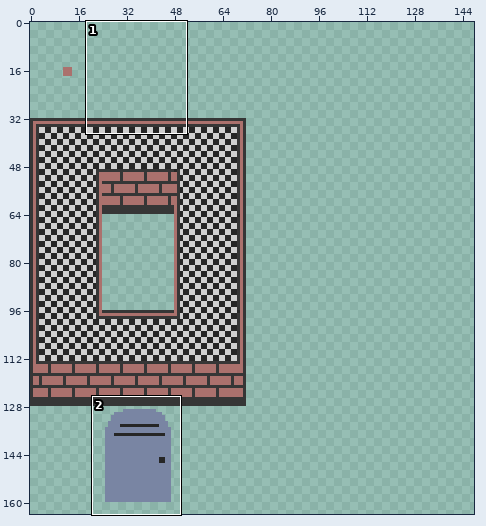
One commit to this sprite sheet: images/tiles.png. The picture above shows the old version from afar; the outline marks the close-up.
Close-up. Before the edit:
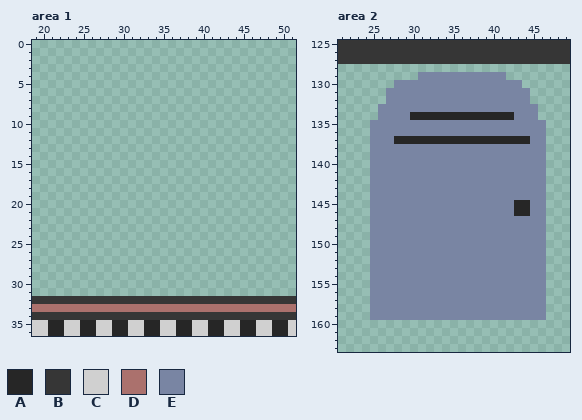
The file is 240x320 pixels. Shown: area 1: x 19..51, y 0..36; area 2: x 21..49, y 125..163. The wide view leaves out empty margins. The commit also changed other parts of the picture, which this record leaves out.
Palette (. is transparent): A #262626  B #363636  C #d0d0d0  D #ab716d  E #7985a3
Once edited:
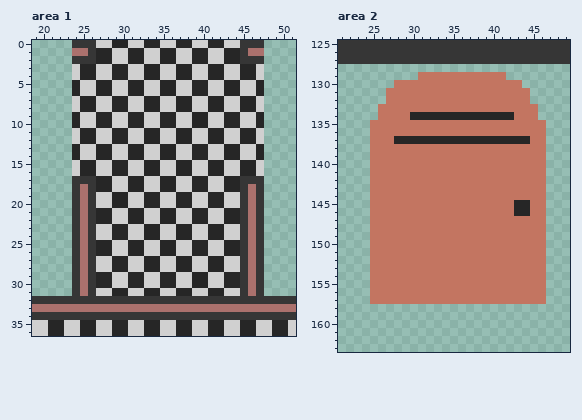
The exact change:
@@ palette @@
-E #7985a3
+E #c37561
--- area 1
@@ x 19..51 @@
- 0 .................................
- 1 .................................
- 2 .................................
- 3 .................................
- 4 .................................
- 5 .................................
- 6 .................................
- 7 .................................
- 8 .................................
- 9 .................................
-10 .................................
-11 .................................
-12 .................................
-13 .................................
-14 .................................
-15 .................................
-16 .................................
-17 .................................
-18 .................................
-19 .................................
-20 .................................
-21 .................................
-22 .................................
-23 .................................
-24 .................................
-25 .................................
-26 .................................
-27 .................................
-28 .................................
-29 .................................
-30 .................................
-31 .................................
+ 0 .....BBBCCAACCAACCAACCAACCBBB....
+ 1 .....DDBAACCAACCAACCAACCAABDD....
+ 2 .....BBBAACCAACCAACCAACCAABBB....
+ 3 .....CAACCAACCAACCAACCAACCAAC....
+ 4 .....CAACCAACCAACCAACCAACCAAC....
+ 5 .....ACCAACCAACCAACCAACCAACCA....
+ 6 .....ACCAACCAACCAACCAACCAACCA....
+ 7 .....CAACCAACCAACCAACCAACCAAC....
+ 8 .....CAACCAACCAACCAACCAACCAAC....
+ 9 .....ACCAACCAACCAACCAACCAACCA....
+10 .....ACCAACCAACCAACCAACCAACCA....
+11 .....CAACCAACCAACCAACCAACCAAC....
+12 .....CAACCAACCAACCAACCAACCAAC....
+13 .....ACCAACCAACCAACCAACCAACCA....
+14 .....ACCAACCAACCAACCAACCAACCA....
+15 .....CAACCAACCAACCAACCAACCAAC....
+16 .....CAACCAACCAACCAACCAACCAAC....
+17 .....BBBAACCAACCAACCAACCAABBB....
+18 .....BDBAACCAACCAACCAACCAABDB....
+19 .....BDBCCAACCAACCAACCAACCBDB....
+20 .....BDBCCAACCAACCAACCAACCBDB....
+21 .....BDBAACCAACCAACCAACCAABDB....
+22 .....BDBAACCAACCAACCAACCAABDB....
+23 .....BDBCCAACCAACCAACCAACCBDB....
+24 .....BDBCCAACCAACCAACCAACCBDB....
+25 .....BDBAACCAACCAACCAACCAABDB....
+26 .....BDBAACCAACCAACCAACCAABDB....
+27 .....BDBCCAACCAACCAACCAACCBDB....
+28 .....BDBCCAACCAACCAACCAACCBDB....
+29 .....BDBAACCAACCAACCAACCAABDB....
+30 .....BDBAACCAACCAACCAACCAABDB....
+31 .....BDBCCAACCAACCAACCAACCBDB....
 32 BBBBBBBBBBBBBBBBBBBBBBBBBBBBBBBBB
--- area 2
@@ x 21..49 @@
 157 ....EEEEEEEEEEEEEEEEEEEEEE...
-158 ....EEEEEEEEEEEEEEEEEEEEEE...
-159 ....EEEEEEEEEEEEEEEEEEEEEE...
+158 .............................
+159 .............................
 160 .............................
Pixel boxes of the changes (left, top, right, bottom) in both close-ups:
added: (72, 40, 264, 296)
changed: (370, 72, 546, 320)
